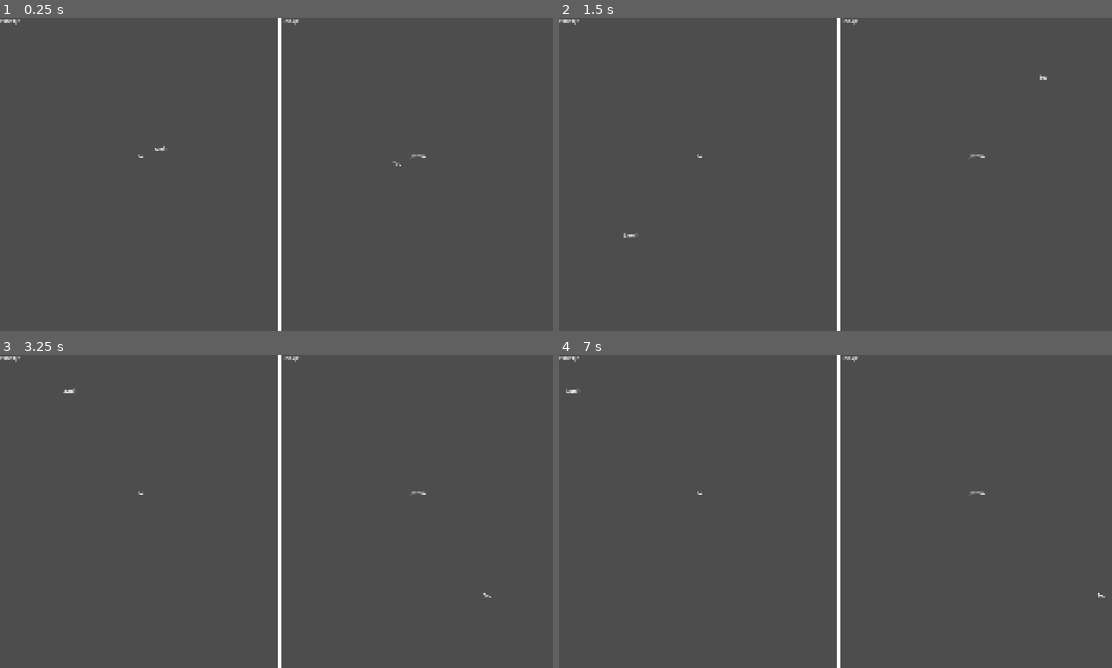
Above: before the commit, frames 1-4 (two rows, left to right).
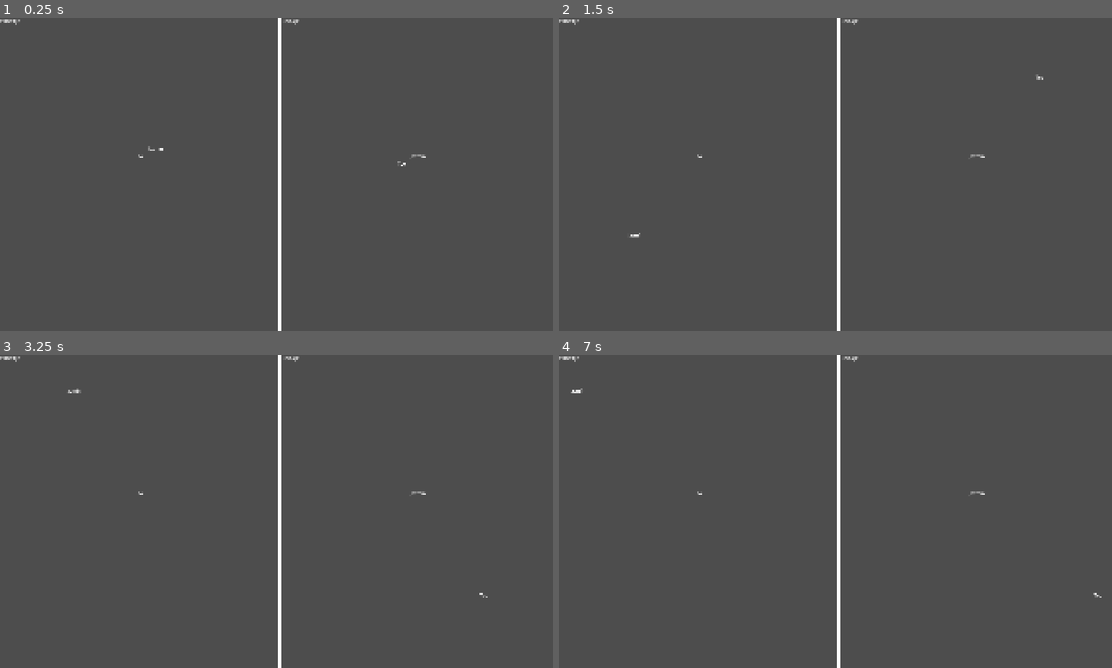
Above: after the commit, the same moments.

Repository: TeoSapo/InsanePenguins
Game: Godot game, scene res://Principal.tscn
Same seed, same stepped clock (60 frames per second), same inputs: the game is played once before the commit and once after it.
Inputs:
- Up to frame 1 (0.25 s): no input
- Up to frame 2 (1.5 s): hold D (p1RIGHT) from 0.53 s (still down); tap Left (p2LEFT) at 0.6 s; tap W (p1UP) at 0.77 s; tap Enter at 1.25 s; tap Right (p2RIGHT) at 1.35 s
- Up to frame 3 (3.25 s): tap W (p1UP) at 1.52, 3.02 s; release D (p1RIGHT) at 2.03 s; hold A (p1LEFT) 2.03-2.78 s; tap Up (p2UP) at 2.1 s; tap Space at 2.75 s; hold D (p1RIGHT) from 2.78 s (still down); tap Left (p2LEFT) at 2.85 s
- Up to frame 4 (7 s): tap Right (p2RIGHT) at 3.6, 5.85 s; tap W (p1UP) at 3.77, 4.52, 6.02, 6.77 s; tap Enter at 4.25, 5.75 s; release D (p1RIGHT) at 4.28 s; hold A (p1LEFT) 4.28-5.03 s; tap Up (p2UP) at 4.35, 6.6 s; tap Space at 5, 6.5 s; hold D (p1RIGHT) 5.03-5.78 s; tap Left (p2LEFT) at 5.1 s; hold A (p1LEFT) from 5.78 s (still down)

The runs differ from the first frame. In frame 1, less than 0.1% of the frame differs, in the area x 26-74%, y 40-48%; in frame 2, less than 0.1%, in the area x 11-89%, y 18-71%; in frame 3, less than 0.1%; in frame 4, less than 0.1%.

Commit message:
PRUEBA
Movi al personaje en X nomas para ver que ande esto 💃

Diff:
--- a/Principal.tscn
+++ b/Principal.tscn
@@ -161,7 +161,7 @@
 render_target_update_mode = 4
 
 [node name="Player2" parent="HBoxContainer/VentanaP2/SubViewport" unique_id=45253977 instance=ExtResource("2_4to2k")]
-position = Vector2(380, 535)
+position = Vector2(420, 535)
 nombre = "Jazmín"
 colorvisible = Color(0.18010753, 0.658579, 0.07534861, 1)
 
